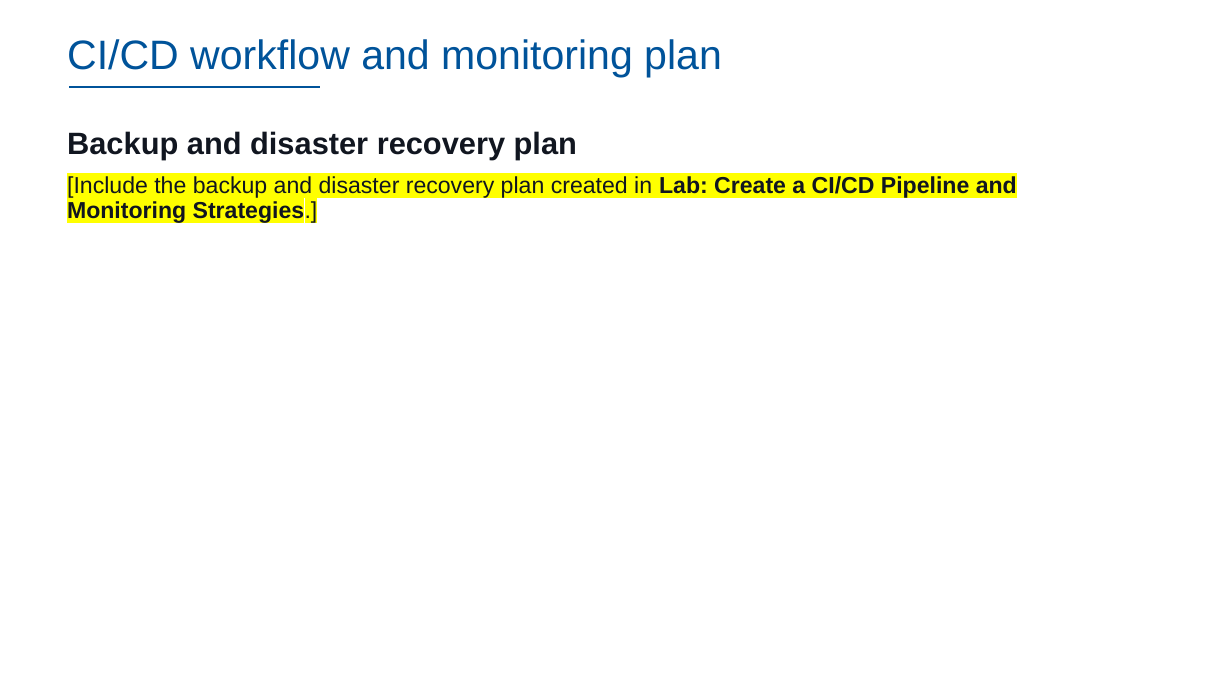
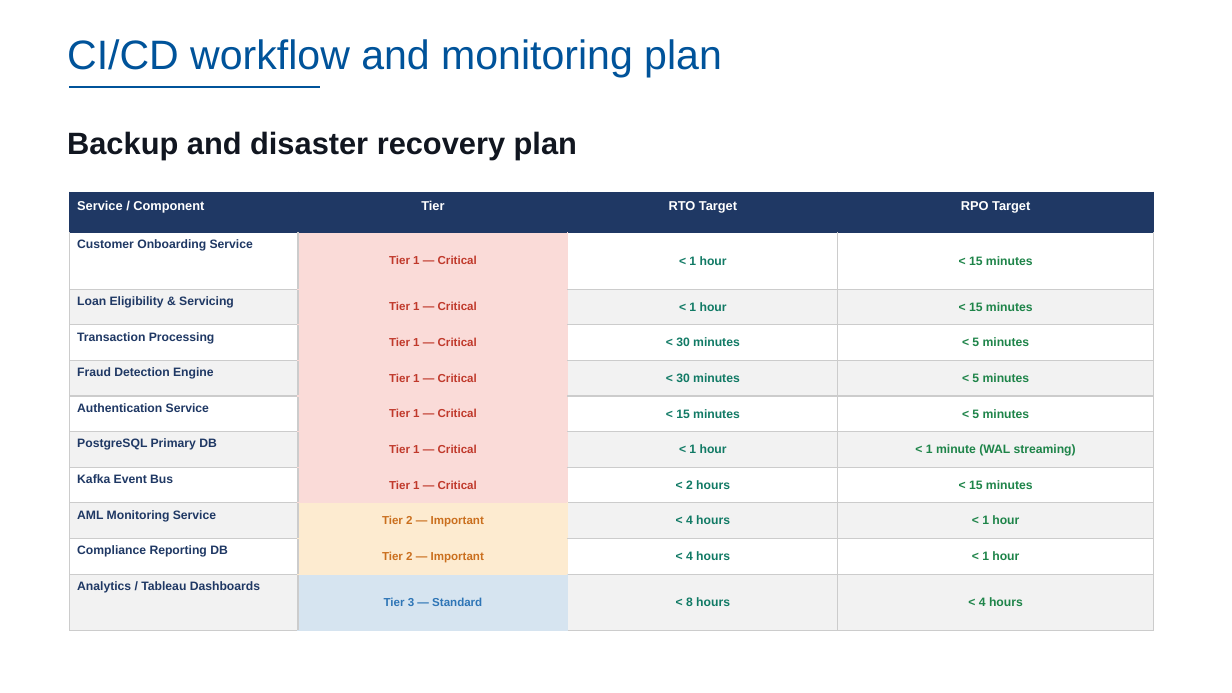
Before and after one commit to dennislamcv1/IBMSSA, a slide deck: slide 32 of Systems and Solutions Architect Capstone Project/Final Project.pptx (slide 34 before the commit). Drawn at 1232x693 pixels with LibreOffice and Linux fonts; fonts in the diff are those of the drawing; background and template pictures are left out. Boxes give left, top, right and bottom in pixels: in the first picture for what was removed or moved away, otherwise in the second. Text is boxed around its words. In the diff, an @@ line names an element or a change of style, - is before the commit and + after.

```diff
--- a/Systems and Solutions Architect Capstone Project/Final Project.pptx
+++ b/Systems and Solutions Architect Capstone Project/Final Project.pptx
@@ text at (x1=67, y1=176, x2=1017, y2=224): paragraph removed @@
-[Include the backup and disaster recovery plan created in Lab: Create a CI/CD Pipeline and Monitoring Strategies.]
@@ table added at (x1=69, y1=192, x2=1153, y2=631), 11 rows, 4 columns @@
+Service / Component | Tier | RTO Target | RPO Target
+Customer Onboarding Service | Tier 1 — Critical | < 1 hour | < 15 minutes
+Loan Eligibility & Servicing | Tier 1 — Critical | < 1 hour | < 15 minutes
+Transaction Processing | Tier 1 — Critical | < 30 minutes | < 5 minutes
+Fraud Detection Engine | Tier 1 — Critical | < 30 minutes | < 5 minutes
+Authentication Service | Tier 1 — Critical | < 15 minutes | < 5 minutes
+PostgreSQL Primary DB | Tier 1 — Critical | < 1 hour | < 1 minute (WAL streaming)
+Kafka Event Bus | Tier 1 — Critical | < 2 hours | < 15 minutes
+AML Monitoring Service | Tier 2 — Important | < 4 hours | < 1 hour
+Compliance Reporting DB | Tier 2 — Important | < 4 hours | < 1 hour
+Analytics / Tableau Dashboards | Tier 3 — Standard | < 8 hours | < 4 hours
```
Also in this commit, not shown: 8 other slides changed, 3 slides added, 5 slides removed, 11 other files.
